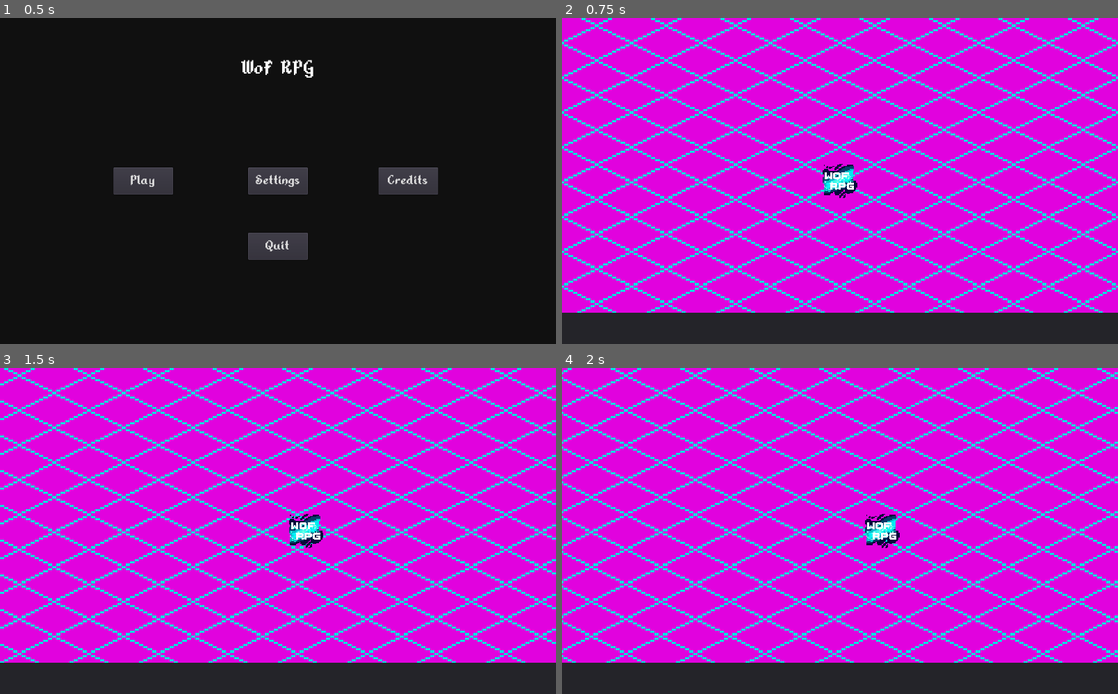
Above: before the commit, frames 1-4 (two rows, left to right).
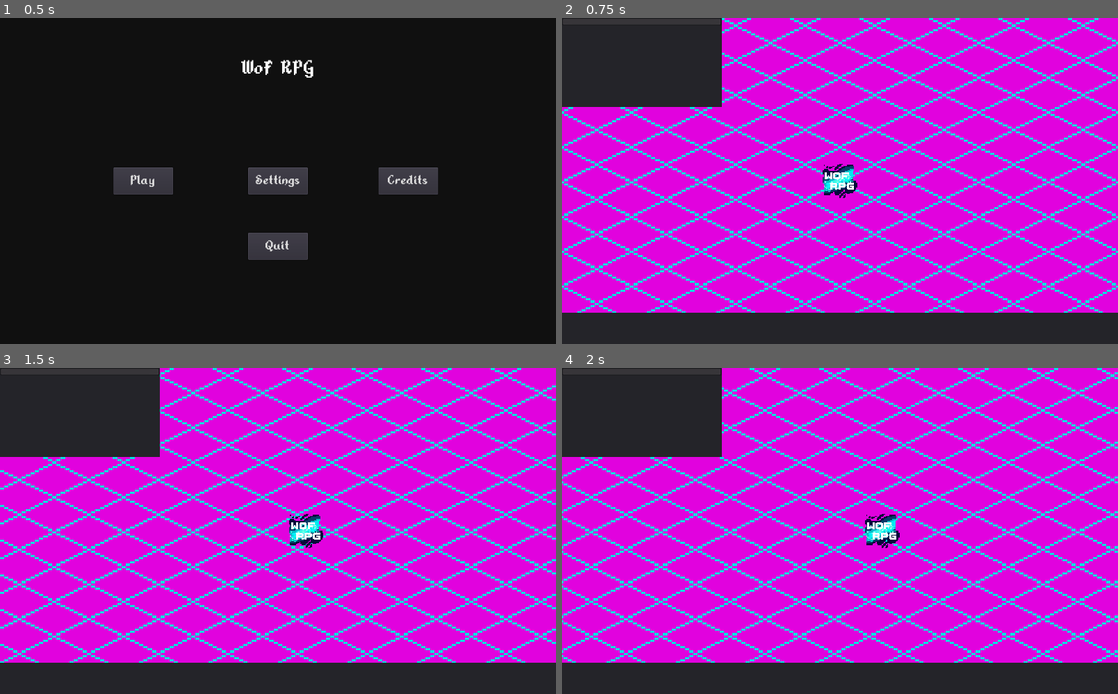
Above: after the commit, the same moments.

Repository: Animus-Surge/wof-rpg
Game: Godot game, scene res://scenes/loading_screen.tscn
Same seed, same stepped clock (60 frames per second), same inputs: the game is played once before the commit and once after it.
Inputs (mouse positions are in pixels of both pictures, inside the frame that each line leads up to):
- Up to frame 1 (0.5 s): no input
- Up to frame 2 (0.75 s): click "Play" at 0.5 s
- Up to frame 3 (1.5 s): tap Enter at 1.25, 1.35 s; move the mouse to (400, 514) at 1.27 s; hold Right (ui_right) from 1.28 s (still down); click (400, 514) at 1.42 s
- Up to frame 4 (2 s): keep holding Right (ui_right)

Frame 1 is identical in both runs. In frame 2, 7.8% of the frame differs, in the area x 0-29%, y 0-28%; in frame 3, 7.8%; in frame 4, 7.8%.

Commit message:
Hover panel work

Diff:
--- a/scenes/map.tscn
+++ b/scenes/map.tscn
@@ -94,7 +94,7 @@
 max_hp = 50
 
 [node name="InteractableEntity2" type="KinematicBody2D" parent="YSort"]
-position = Vector2( 161, -55 )
+position = Vector2( -30, 96 )
 script = ExtResource( 2 )
 itype = "Container"
 data = SubResource( 3 )
@@ -330,6 +330,15 @@
 anchor_bottom = 1.0
 margin_top = 0.199951
 
+[node name="infopanel" type="Panel" parent="UILayer/ui_root"]
+margin_right = 294.0
+margin_bottom = 164.0
+
+[node name="hpbar" type="ProgressBar" parent="UILayer/ui_root/infopanel"]
+anchor_right = 1.0
+margin_bottom = 14.0
+percent_visible = false
+
 [connection signal="pressed" from="UILayer/ui_root/pausemenu/resume" to="UILayer/ui_root" method="unpause"]
 [connection signal="pressed" from="UILayer/ui_root/pausemenu/settings" to="UILayer/ui_root" method="settings"]
 [connection signal="pressed" from="UILayer/ui_root/pausemenu/quit" to="UILayer/ui_root" method="quit"]
